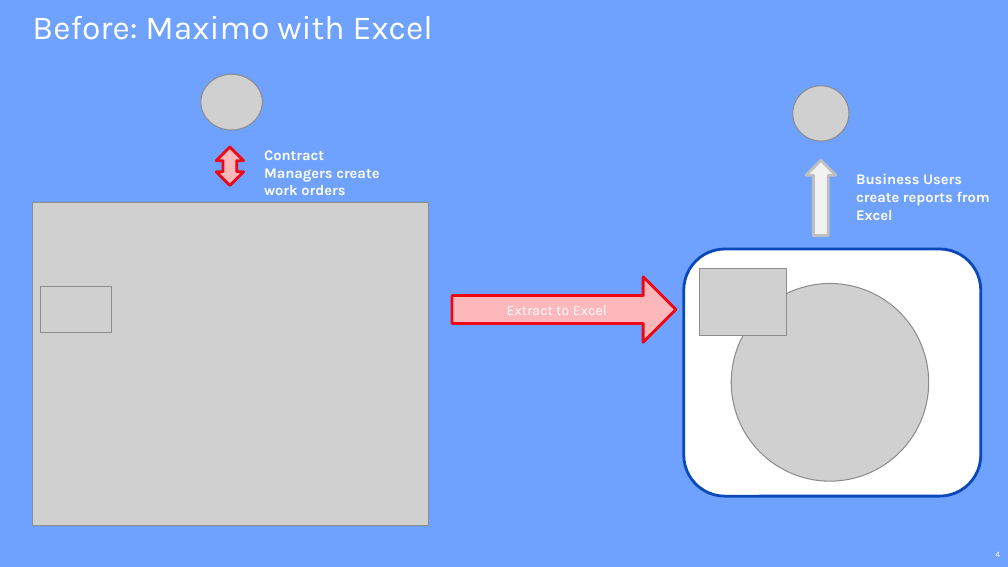
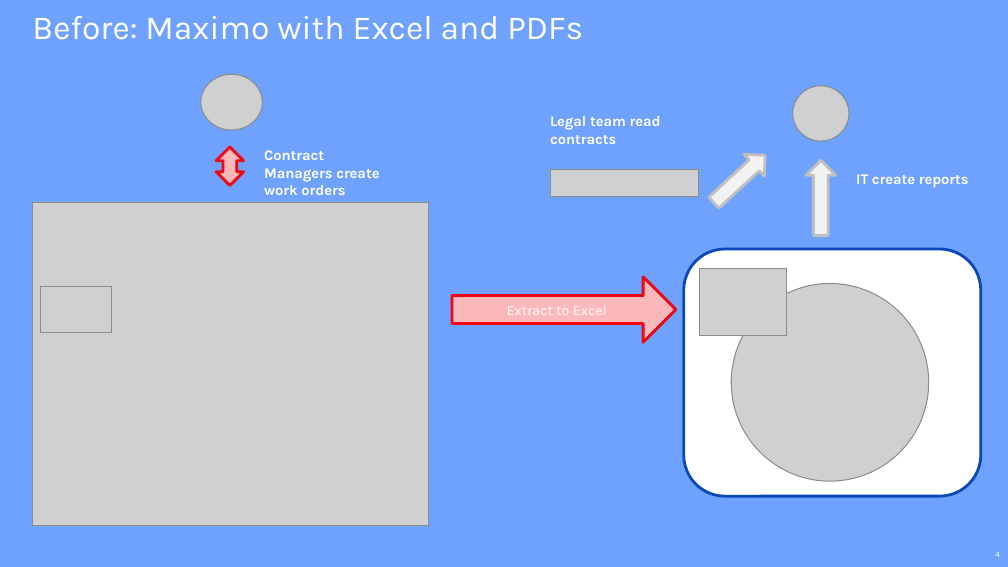
Before and after one commit to ncrowther/wxo-maximo, a slide deck: slide 4 of docs/MaximoWxo.pptx. Drawn at 1008x567 pixels with LibreOffice and Linux fonts; fonts in the diff are those of the drawing; grey boxes stand for pictures. Boxes give left, top, right and bottom in pixels: in the first picture for what was removed or moved away, otherwise in the second. Text is boxed around its words. In the diff, an @@ line names an element or a change of style, - is before the commit and + after.

```diff
--- a/docs/MaximoWxo.pptx
+++ b/docs/MaximoWxo.pptx
@@ title at (32,16,583,40): text changed @@
-Before: Maximo with Excel
+Before: Maximo with Excel and PDFs
@@ text added at (550,116,661,144), 10.5 pt, text #FFFFFF, bold @@
+Legal team read contracts
@@ right arrow added at (704,145,775,214), fill #F2F2F2, outline #BFBFBF 2 pt @@
@@ picture added at (550,169,699,197) @@
@@ text at (856,174,969,188): text changed @@
-Business Users create reports from Excel
+IT create reports
```
Also in this commit, not shown: 6 other slides changed, 7 other files.
